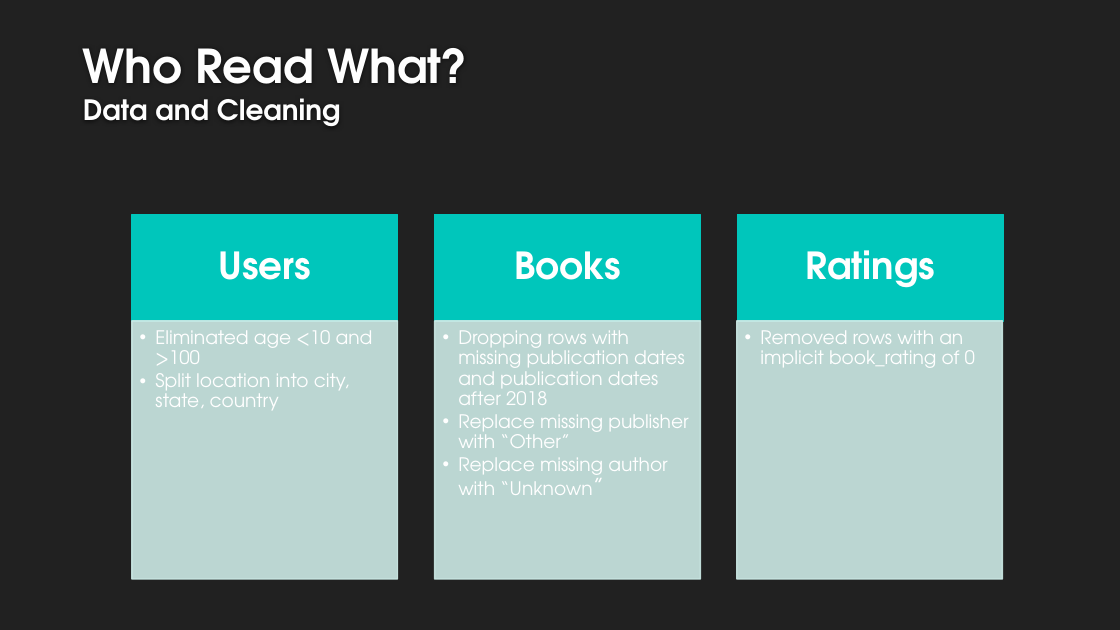
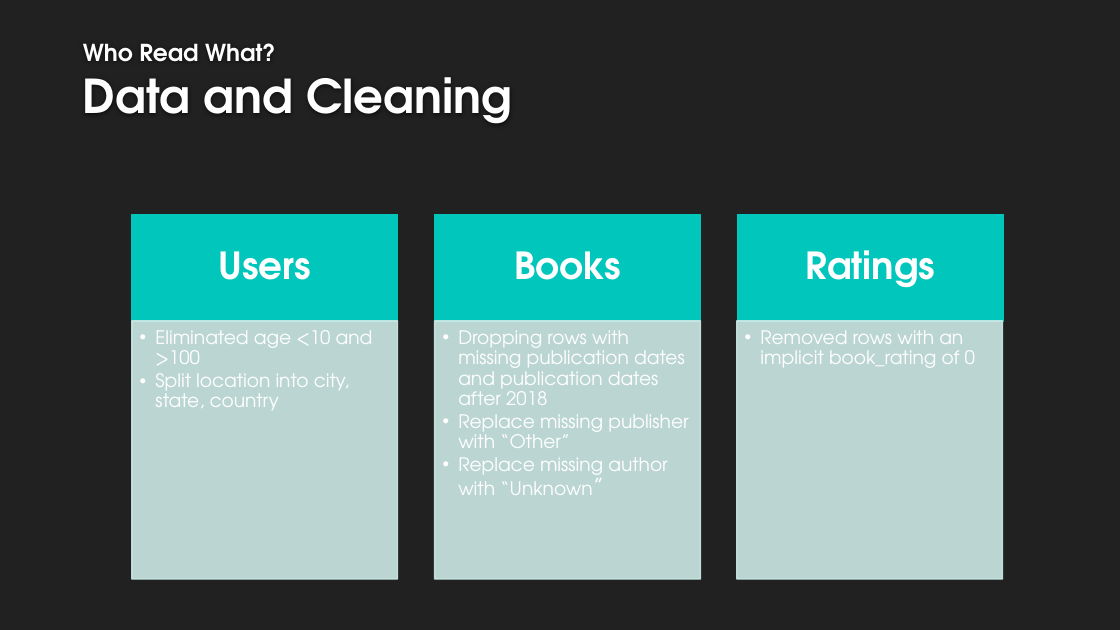
Before and after one commit to GoldbergData/Machine-Learning-Book-Ratings, a slide deck: slide 5 of Presentation.pptx. Drawn at 1120x630 pixels with LibreOffice and Linux fonts; fonts in the diff are those of the drawing; background and template pictures are left out. Boxes give left, top, right and bottom in pixels: in the first picture for what was removed or moved away, otherwise in the second. Text is boxed around its words. In the diff, an @@ line names an element or a change of style, - is before the commit and + after.

```diff
--- a/Presentation.pptx
+++ b/Presentation.pptx
@@ text "Who Read What? Data and ..." at <box>83,43,512,124</box>: size 40 to 20 pt in "Who Read What?"; size 24 to 40 pt in "Data and Cleaning" @@
```
Also in this commit, not shown: 9 other slides changed, 2 slides added, 1 slide removed.
